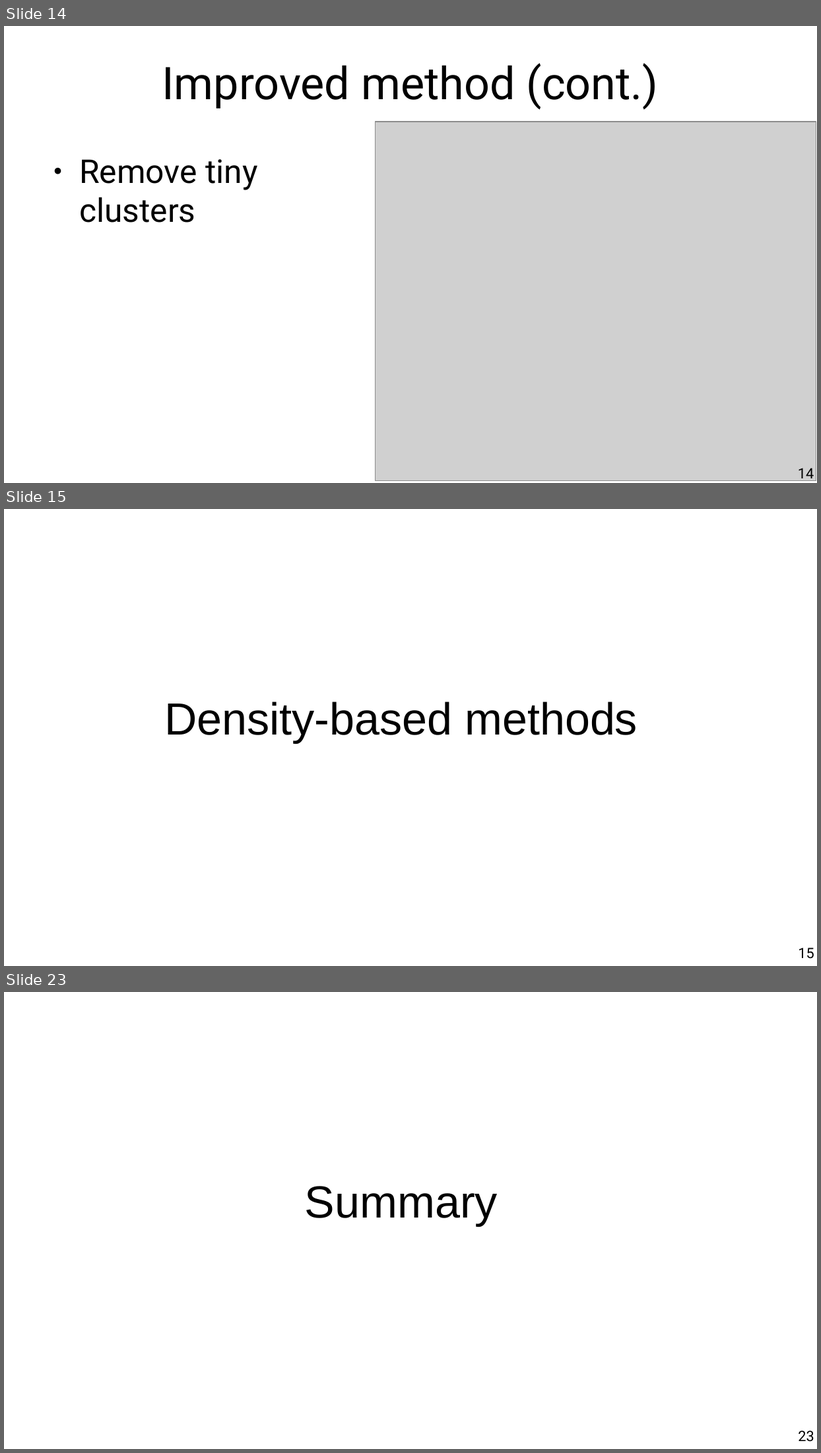
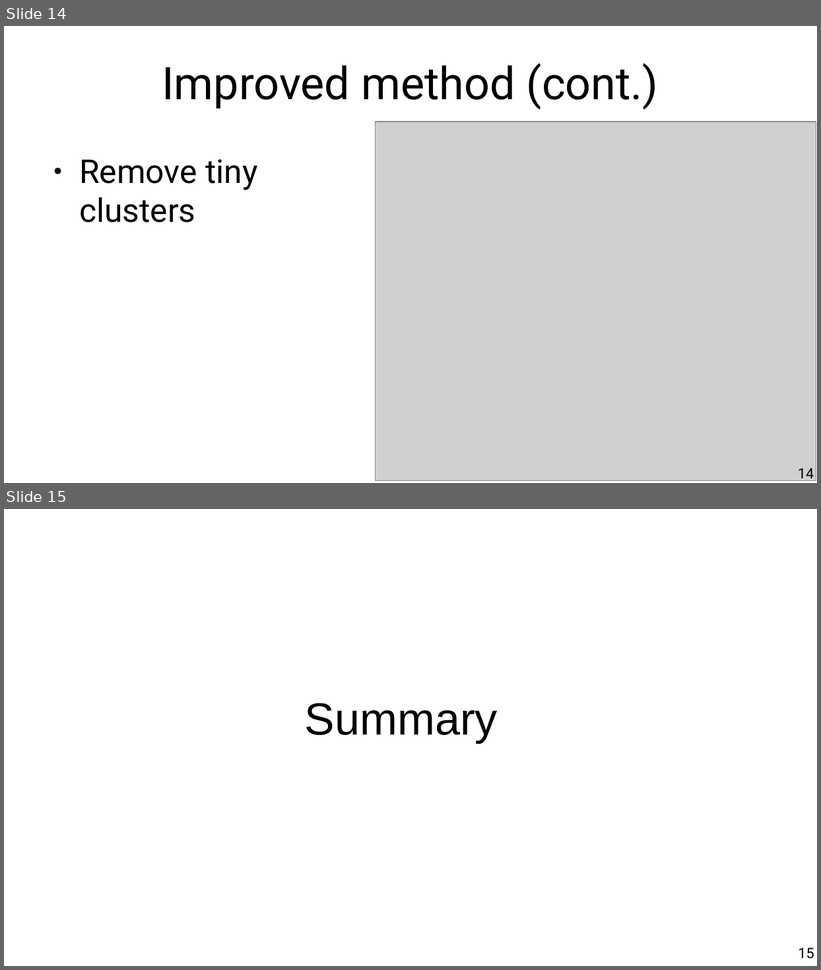
Before and after one commit to chatox/data-mining-course, a slide deck: theory/odp/tt20_outliers_probability_density.odp. Shown one above the other, each under a label of ours: slides 14, 15 and 23 before the commit, slides 14 and 15 after it; the slides between them are not shown. The pictures are 821x1453 and 821x970 pixels, drawn with LibreOffice and Linux fonts; fonts in the diff are those of the drawing; grey boxes stand for pictures. Boxes give left, top, right and bottom in pixels: in the first picture for what was removed or moved away, otherwise in the second. Text is boxed around its words. In the diff, an @@ line names an element or a change of style, - is before the commit and + after.

```diff
--- a/theory/odp/tt20_outliers_probability_density.odp
+++ b/theory/odp/tt20_outliers_probability_density.odp
@@ slide 15 removed at (x1=4, y1=509, x2=817, y2=966), background #FFFFFF @@
@@ title removed at (x1=164, y1=702, x2=638, y2=743) @@
-Density-based methods
@@ page number removed at (x1=798, y1=948, x2=814, y2=959) @@
-15
@@ what was slide 23 is now slide 15 @@
@@ page number at (x1=798, y1=948, x2=814, y2=959): text changed @@
-23
+15
```
Also in this commit, not shown: 4 slides changed, 7 other slides removed, 2 other files.
